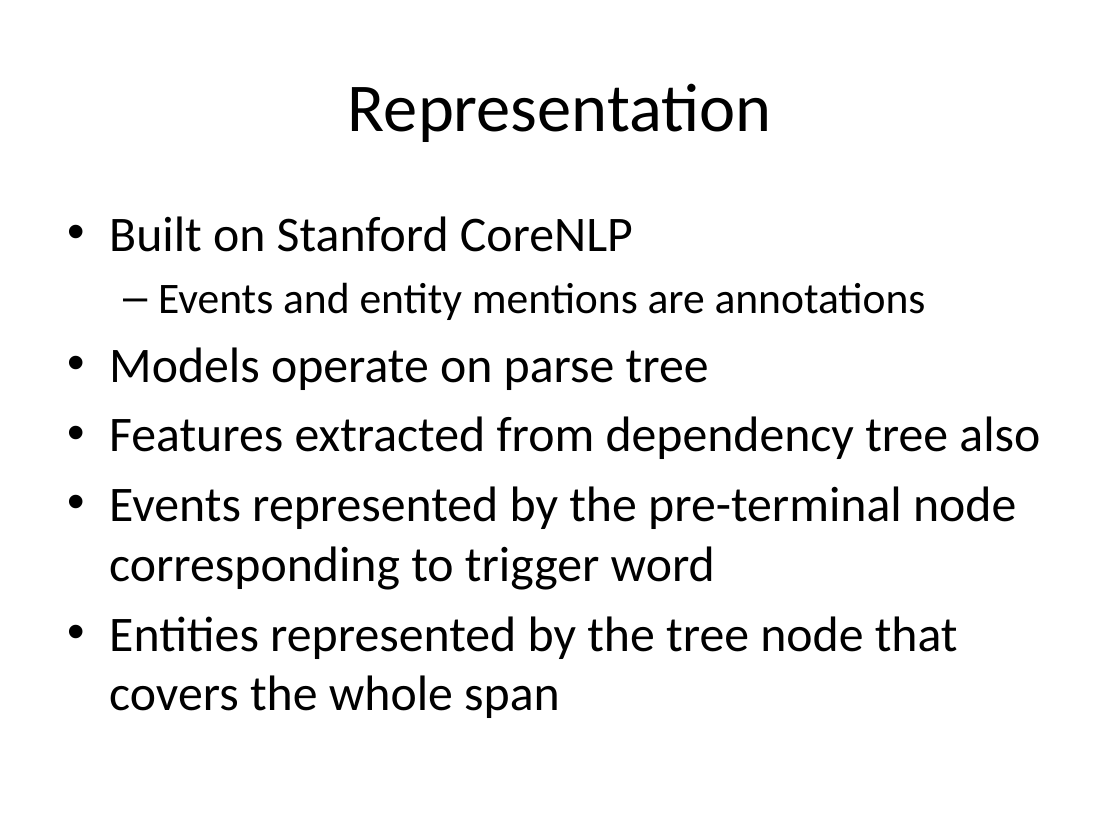
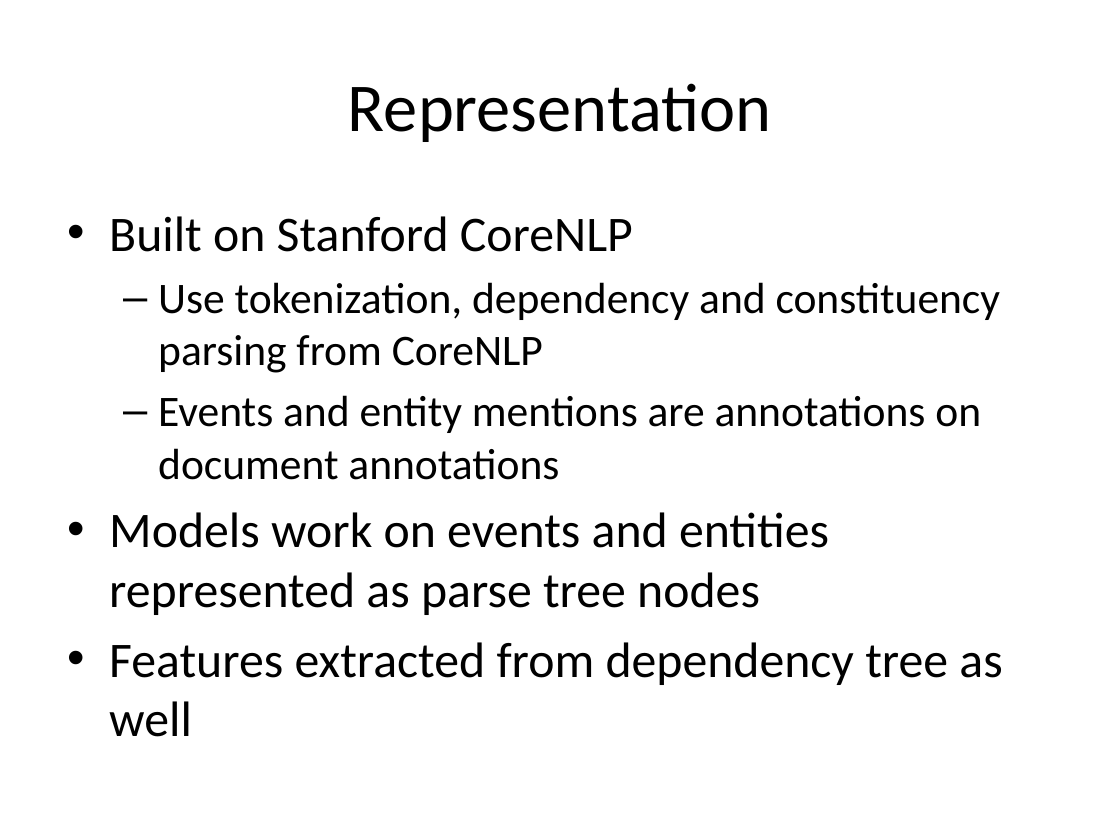
Before and after one commit to ajutscaria/CS224U, a slide deck: slide 7 of Presentation/Anubhai Philip Scaria.pptx (slide 6 before the commit). Drawn at 1120x840 pixels with LibreOffice and Linux fonts; fonts in the diff are those of the drawing. Boxes give left, top, right and bottom in pixels: in the first picture for what was removed or moved away, otherwise in the second. Text is boxed around its words. In the diff, an @@ line names an element or a change of style, - is before the commit and + after.

```diff
--- a/Presentation/Anubhai Philip Scaria.pptx
+++ b/Presentation/Anubhai Philip Scaria.pptx
@@ text at (109,282,1002,737): text changed; size 32 to 28 pt @@
-  – Events and entity mentions are annotations
-• Models operate on parse tree
-• Features extracted from dependency tree also
-• Events represented by the pre-terminal node corresponding to trigger word
-• Entities represented by the tree node that covers the whole span
+  – Use tokenization, dependency and constituency parsing from CoreNLP
+  – Events and entity mentions are annotations on document annotations
+• Models work on events and entities represented as parse tree nodes
+• Features extracted from dependency tree as well
```
Also in this commit, not shown: 6 other slides changed, 9 slides added, 1 slide removed, 3 other files.
